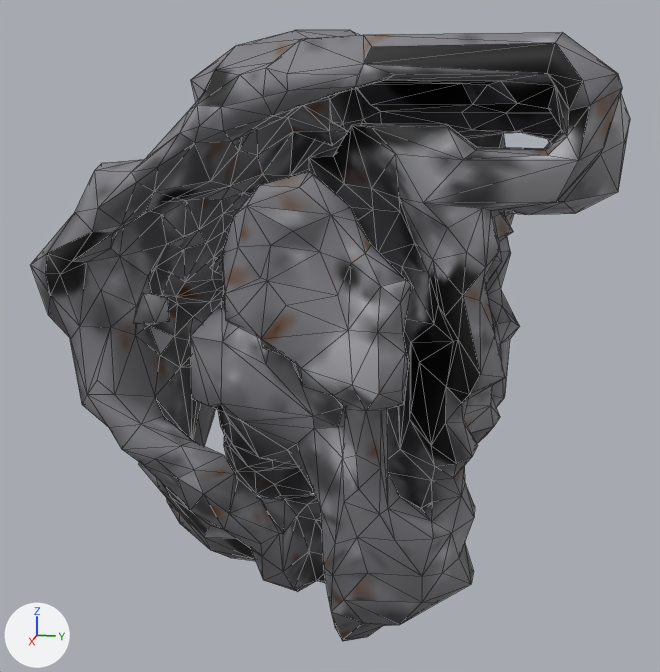
The glTF model www/proto3d/models/beth/equipment/fitted/orin/orin_plate_common_shoulder_R_lod1.glb: old version first, new version second.
Rendered twice from a 50 mm lens placed at (0.45, 0.06, 1.576), pointed at (-0.342, -0.099, 1.378). Arrows for +X, +Y and +Z are at lower left; the lights stay in place. The older version comes first. Mesh edges are drawn as thin lines. Vertices at exactly the same position are counted once.

Names of what the first picture shows: 'orin_plate_common_shoulder_R_lod1'.
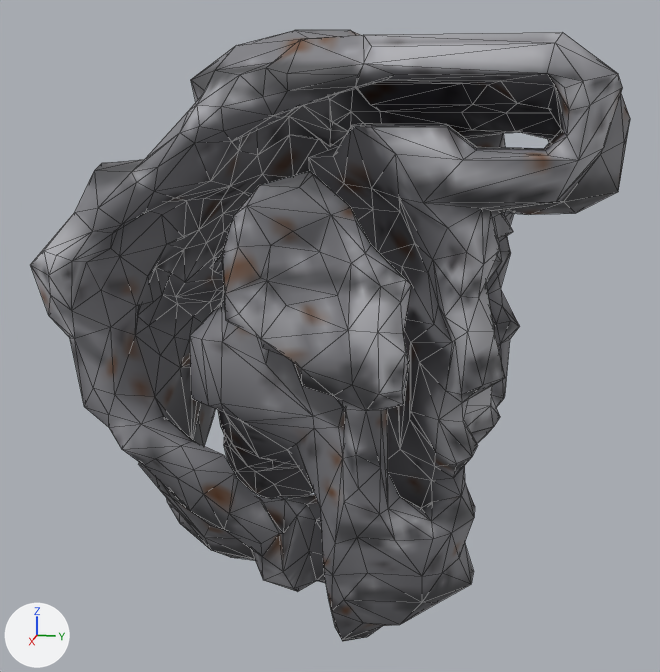
Boxes [x1, y1, x2, y2] around the edits, measured in the pictures (660 x 672 px; the box of a moved part takes in the faces that stretch with it):
part 1 of me_orin_plate_common_shoulder_r_hi_002, deleted: before [133, 293, 170, 324]
part 2 of me_orin_plate_common_shoulder_r_hi_002, moved or reshaped: [257, 88, 513, 466] in both
part 3 of me_orin_plate_common_shoulder_r_hi_002, moved or reshaped: before [214, 551, 255, 561]; after [211, 550, 255, 561]
part 4 of me_orin_plate_common_shoulder_r_hi_002, moved or reshaped: [31, 212, 285, 534] in both
part 5 of me_orin_plate_common_shoulder_r_hi_002, surface changed: [31, 30, 630, 641] in both

Diff of the bpy script that builds the scene:
```diff
--- a/www/proto3d/models/beth/equipment/fitted/orin/orin_plate_common_shoulder_R_lod1.glb.py
+++ b/www/proto3d/models/beth/equipment/fitted/orin/orin_plate_common_shoulder_R_lod1.glb.py
@@ me_orin_plate_common_shoulder_r_hi_002 @@
 # used by ob_orin_plate_common_shoulder_r_lod1; location = (0.0, 0.0, 0.0)
 # verts and faces of me_orin_plate_common_shoulder_r_hi_002; kept vertices keep their numbers, new ones are numbered from 1121
 # before: 89 (-0.355, -0.204, 1.141) at pixel (230, 557)
-me_orin_plate_common_shoulder_r_hi_002.from_pydata(...)  # 1121 vertices, 2250 faces; spans x -0.518..-0.164, y -0.316..0.141, z 1.09..1.639
+me_orin_plate_common_shoulder_r_hi_002.from_pydata(...)  # 1123 vertices, 2258 faces; spans x -0.518..-0.164, y -0.316..0.141, z 1.09..1.639
+# me_orin_plate_common_shoulder_r_hi_002 part 1: the loose piece of 8 vertices spanning x -0.193..-0.166, y -0.217..-0.191, z 1.418..1.445 is deleted
+# me_orin_plate_common_shoulder_r_hi_002 part 2
+# 38 vertices are removed from x -0.451..-0.206, y -0.233..0.05, z 1.212..1.572
+# 173 faces are deleted
+# 14 vertices move from x -0.434..-0.208, y -0.147..0.034, z 1.196..1.556 to x -0.43..-0.207, y -0.146..0.043, z 1.196..1.553
+# 46 vertices are added at x -0.452..-0.205, y -0.232..0.049, z 1.209..1.576
+# 189 new faces join them
+# me_orin_plate_common_shoulder_r_hi_002 part 3
+verts[89] = (-0.355, -0.203, 1.141)  # moved, pixel (230, 557)
+# me_orin_plate_common_shoulder_r_hi_002 part 4
+# 12 vertices are removed from x -0.314..-0.184, y -0.29..-0.16, z 1.22..1.47
+# 50 faces are deleted
+# 4 vertices move from x -0.351..-0.249, y -0.287..-0.144, z 1.18..1.422 to x -0.352..-0.249, y -0.286..-0.146, z 1.179..1.423
+# 14 vertices are added at x -0.314..-0.184, y -0.296..-0.16, z 1.221..1.472
+# 54 new faces join them
+# me_orin_plate_common_shoulder_r_hi_002 part 5: 2014 kept faces spanning x -0.518..-0.164, y -0.316..0.141, z 1.09..1.639 get new texture (UV) coordinates
+# other edits to the shape of me_orin_plate_common_shoulder_r_hi_002 do not show in these pictures
 me_orin_plate_common_shoulder_r_hi_002.materials.append(mat_orin_plate_common_shoulder_r_mat)
```
